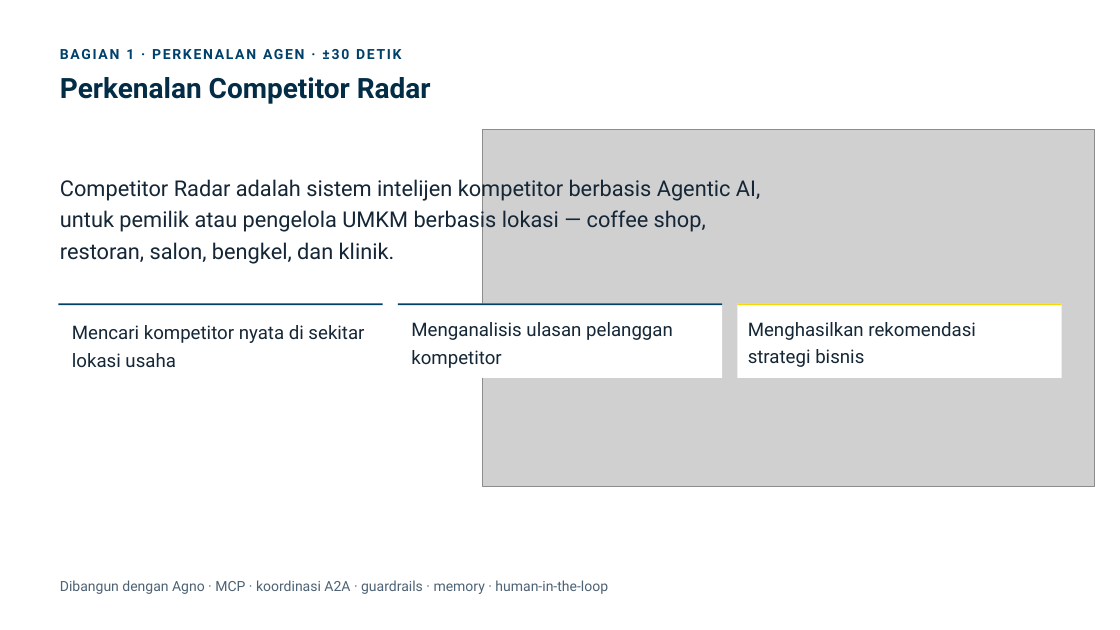
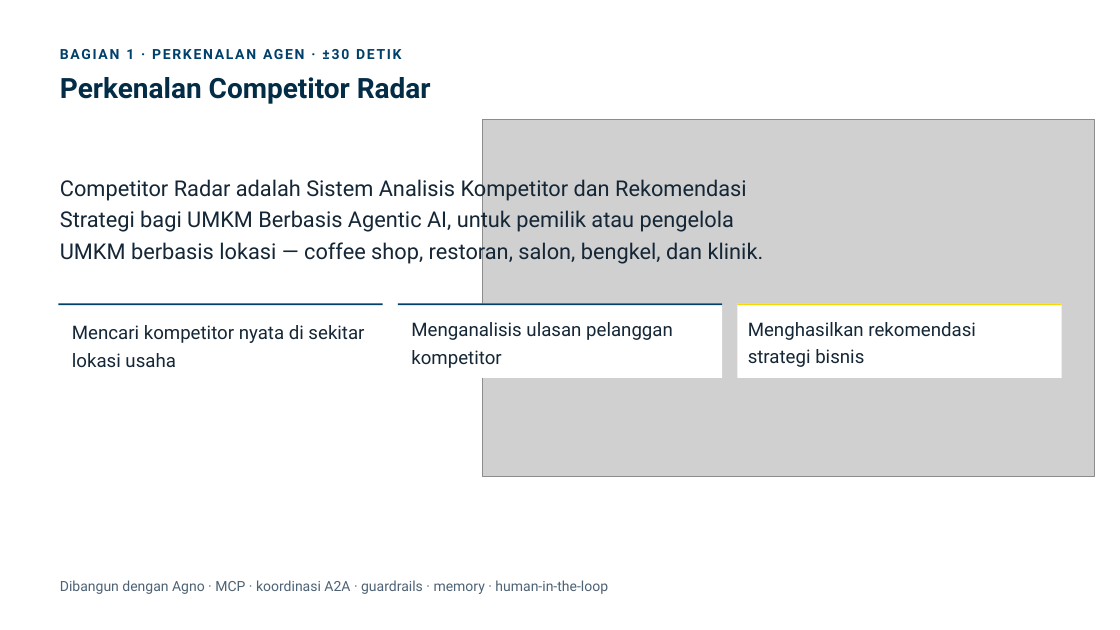
Before and after one commit to bruriwijayanto/competitor-radar, a slide deck: slide 2 of Slide_Presentasi_AI_Agent_UGM.pptx. Drawn at 1120x630 pixels with LibreOffice and Linux fonts; fonts in the diff are those of the drawing; grey boxes stand for pictures; background and template pictures are left out. Boxes give left, top, right and bottom in pixels: in the first picture for what was removed or moved away, otherwise in the second. Text is boxed around its words. In the diff, an @@ line names an element or a change of style, - is before the commit and + after.

```diff
--- a/Slide_Presentasi_AI_Agent_UGM.pptx
+++ b/Slide_Presentasi_AI_Agent_UGM.pptx
@@ picture: place and size @@
-picture at <box>482,129,1094,487</box>
+picture at <box>482,119,1094,477</box>
@@ text at <box>60,176,764,265</box>: text changed @@
-Competitor Radar adalah sistem intelijen kompetitor berbasis Agentic AI, untuk pemilik atau pengelola UMKM berbasis lokasi — coffee shop, restoran, salon, bengkel, dan klinik.
+Competitor Radar adalah Sistem Analisis Kompetitor dan Rekomendasi Strategi bagi UMKM Berbasis Agentic AI, untuk pemilik atau pengelola UMKM berbasis lokasi — coffee shop, restoran, salon, bengkel, dan klinik.
```
Also in this commit, not shown: 3 other files.
